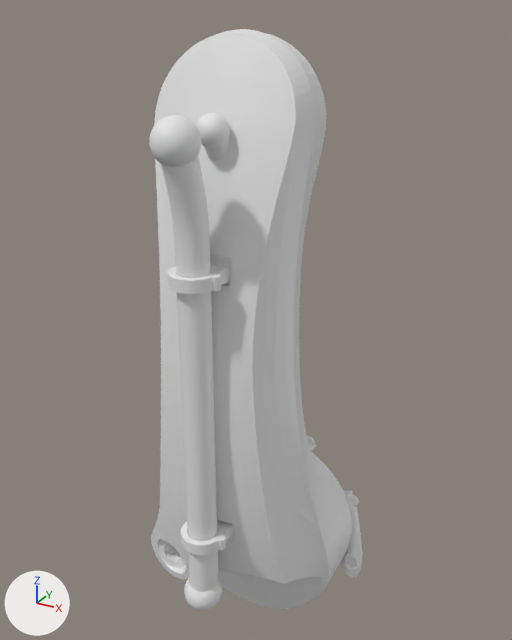
The COLLADA model kuka_fortec_support/meshes/kr240_r3330/visual/link_2.dae as it was, and as the next commit left it.
Rendered twice from a 50 mm camera at (1.395, -1.865, 2.594) aimed at (0.517, -0.269, 1.797). Arrows for +X, +Y and +Z are at lower left; the lights stay in place. The older version comes first. Where no turn or scale is listed for an object, it has been applied to the vertices.

Names of what the first picture shows: 'Fortec_A2.3ds_KR500_R2830-4_KR360_R2830-4__2__', 'Fortec_A2.3ds_KR500_R2830-4_KR360_R2830-4__3__', 'Fortec_A2.3ds_KR500_R2830-4_KR360_R2830-4__7__', 'exportLevel2.5.3ds_KR500_R2830-4_KR360_R2830-4__34__', 'exportLevel2.5.3ds_KR500_R2830-4_KR360_R2830-4__36__', 'exportLevel2.5.3ds_KR500_R2830-4_KR360_R2830-4__38__', 'exportLevel2.5.3ds_KR500_R2830-4_KR360_R2830-4__56__', 'exportLevel2.5.3ds_KR500_R2830-4_KR360_R2830-4__58__'.
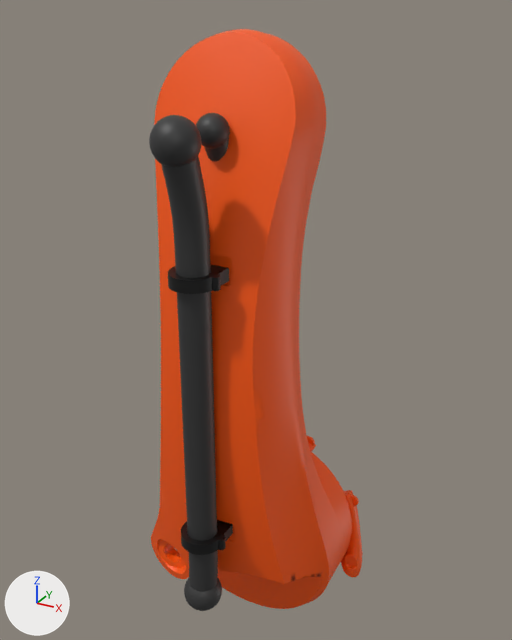
Where the newer file only moved an object's origin or applied its transform, the numbers keep the older frame.

The change, as a diff of the scene's bpy script:
```diff
--- a/kuka_fortec_support/meshes/kr240_r3330/visual/link_2.dae.py
+++ b/kuka_fortec_support/meshes/kr240_r3330/visual/link_2.dae.py
@@ me_exportlevel2_5_3ds_kr500_r2830_4_kr360_r2830_4__34 @@
 me_exportlevel2_5_3ds_kr500_r2830_4_kr360_r2830_4__34.from_pydata(...)  # 1986 vertices, 3968 faces; spans x -0.048..0.062, y -0.6594..-0.5494, z 1.235..1.345
+me_exportlevel2_5_3ds_kr500_r2830_4_kr360_r2830_4__34.materials.append(mat_material_0_002)  # dark grey #333333
@@ me_exportlevel2_5_3ds_kr500_r2830_4_kr360_r2830_4__36 @@
 me_exportlevel2_5_3ds_kr500_r2830_4_kr360_r2830_4__36.from_pydata(...)  # 1986 vertices, 3968 faces; spans x -0.055..0.055, y -0.6115..-0.5015, z -0.055..0.055
+me_exportlevel2_5_3ds_kr500_r2830_4_kr360_r2830_4__36.materials.append(mat_material_0_002)  # dark grey #333333
@@ me_exportlevel2_5_3ds_kr500_r2830_4_kr360_r2830_4__38 @@
 me_exportlevel2_5_3ds_kr500_r2830_4_kr360_r2830_4__38.from_pydata(...)  # 5420 vertices, 9496 faces; spans x -0.041..0.048, y -0.638..-0.512, z 0.014..1.283
+me_exportlevel2_5_3ds_kr500_r2830_4_kr360_r2830_4__38.materials.append(mat_material_0_002)  # dark grey #333333
@@ me_exportlevel2_5_3ds_kr500_r2830_4_kr360_r2830_4__56 @@
 me_exportlevel2_5_3ds_kr500_r2830_4_kr360_r2830_4__56.from_pydata(...)  # 360 vertices, 718 faces; spans x -0.0549..0.0776, y -0.613..-0.49, z 0.9492..0.9822
+me_exportlevel2_5_3ds_kr500_r2830_4_kr360_r2830_4__56.materials.append(mat_material_1_002)  # black #000000
@@ me_exportlevel2_5_3ds_kr500_r2830_4_kr360_r2830_4__58 @@
 me_exportlevel2_5_3ds_kr500_r2830_4_kr360_r2830_4__58.from_pydata(...)  # 360 vertices, 718 faces; spans x -0.0549..0.0776, y -0.616..-0.493, z 0.1877..0.2207
+me_exportlevel2_5_3ds_kr500_r2830_4_kr360_r2830_4__58.materials.append(mat_material_1_002)  # black #000000
@@ me_fortec_a2_3ds_kr500_r2830_4_kr360_r2830_4__2 @@
-me_fortec_a2_3ds_kr500_r2830_4_kr360_r2830_4__2.from_pydata(...)  # 7100 vertices, 12463 faces; spans x -0.35..0.33, y -0.53..-0.05, z -0.29..1.5
+me_fortec_a2_3ds_kr500_r2830_4_kr360_r2830_4__2.from_pydata(...)  # 7100 vertices, 12463 faces; spans x -0.35..0.33, y -0.53..-0.05, z -0.29..1.51
+me_fortec_a2_3ds_kr500_r2830_4_kr360_r2830_4__2.materials.append(mat_material_2_002)  # orange #ff5900
@@ me_fortec_a2_3ds_kr500_r2830_4_kr360_r2830_4__3 @@
 me_fortec_a2_3ds_kr500_r2830_4_kr360_r2830_4__3.from_pydata(...)  # 5370 vertices, 8814 faces; spans x -0.031..0.055, y -0.473..-0.262, z 0.002..1.304
+me_fortec_a2_3ds_kr500_r2830_4_kr360_r2830_4__3.materials.append(mat_material_0_002)  # dark grey #333333
@@ me_fortec_a2_3ds_kr500_r2830_4_kr360_r2830_4__7 @@
 me_fortec_a2_3ds_kr500_r2830_4_kr360_r2830_4__7.from_pydata(...)  # 1986 vertices, 3968 faces; spans x -0.0347..0.0453, y -0.4944..-0.4144, z 1.2524..1.3324
+me_fortec_a2_3ds_kr500_r2830_4_kr360_r2830_4__7.materials.append(mat_material_0_002)  # dark grey #333333
```

Boxes [x1, y1, x2, y2] around the edits, measured in the pictures (512 x 640 px):
'Fortec_A2.3ds_KR500_R2830-4_KR360_R2830-4__2__', recoloured (white to orange)
    both: [151, 29, 363, 609]
'exportLevel2.5.3ds_KR500_R2830-4_KR360_R2830-4__38__', recoloured (white to dark grey)
    both: [161, 157, 218, 592]
'exportLevel2.5.3ds_KR500_R2830-4_KR360_R2830-4__34__', recoloured (white to dark grey)
    both: [149, 115, 202, 167]
'exportLevel2.5.3ds_KR500_R2830-4_KR360_R2830-4__56__', recoloured (white to black)
    both: [168, 265, 229, 294]
'exportLevel2.5.3ds_KR500_R2830-4_KR360_R2830-4__58__', recoloured (darker)
    both: [181, 520, 233, 555]
'Fortec_A2.3ds_KR500_R2830-4_KR360_R2830-4__7__', recoloured (darker)
    both: [196, 113, 230, 149]
'exportLevel2.5.3ds_KR500_R2830-4_KR360_R2830-4__36__', recoloured (white to dark grey)
    both: [184, 578, 222, 611]
'Fortec_A2.3ds_KR500_R2830-4_KR360_R2830-4__3__', recoloured (darker)
    both: [205, 138, 229, 162]
